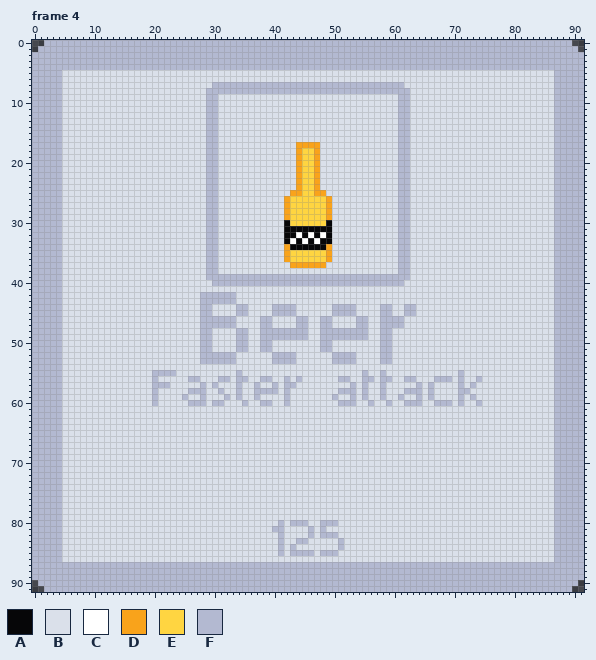
Edited in one commit: pixel-art file (images/aseprite_files/game/brew_descriptions.aseprite). The picture above is the old version.
92x92 pixels, 7 frames. Shown: frame 4. The commit also changed other frames, which this record leaves out.
Visible layers, top first: "Layer 3", "Layer 2", "Layer 1".
Palette (. is transparent): A #060608  B #dae0ea  C #ffffff  D #f9a31b  E #ffd541  F #b3b9d1
Pixels before, frame 4 (only the part around the change), first column x 32:
72 BBBBBBBBBBBBBBBBBBBBBBBB
73 BBBBBBBBBBBBBBBBBBBBBBBB
74 BBBBBBBBBBBBBBBBBBBBBBBB
75 BBBBBBBBBBBBBBBBBBBBBBBB
76 BBBBBBBBBBBBBBBBBBBBBBBB
77 BBBBBBBBBBBBBBBBBBBBBBBB
78 BBBBBBBBBBBBBBBBBBBBBBBB
79 BBBBBBBBBBBBBBBBBBBBBBBB
80 BBBBBBBBBFBFFFBBFFFBBBBB
81 BBBBBBBBFFBBBBFBFBBBBBBB
82 BBBBBBBBBFBBBBFBFFFBBBBB
83 BBBBBBBBBFBBFFBBBBBFBBBB
84 BBBBBBBBBFBFBBBBBBBFBBBB
85 BBBBBBBBBFBFFFFBFFFBBBBB
86 BBBBBBBBBBBBBBBBBBBBBBBB
87 FFFFFFFFFFFFFFFFFFFFFFFF
88 FFFFFFFFFFFFFFFFFFFFFFFF
89 FFFFFFFFFFFFFFFFFFFFFFFF
90 FFFFFFFFFFFFFFFFFFFFFFFF
91 FFFFFFFFFFFFFFFFFFFFFFFF
And afterwards:
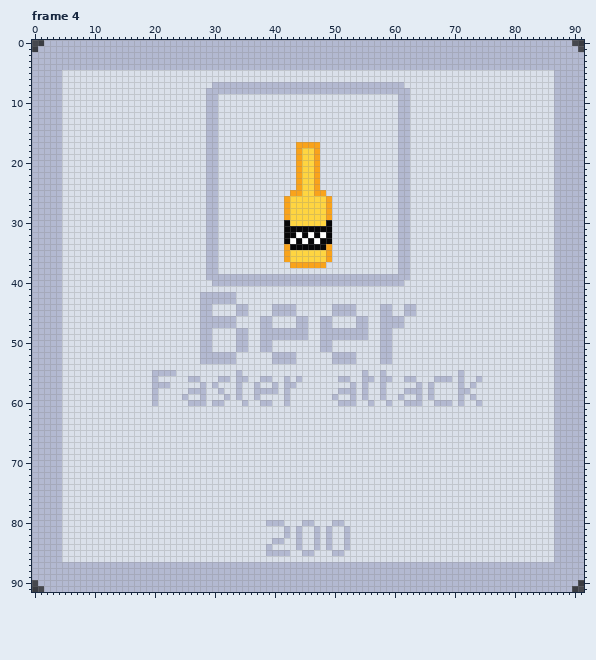
Changes in this commit:
Changed rows in their new state; - is an unchanged pixel.
Frame 4, layer "Layer 2":
first column x 39:
80 FF--BB-F-BB-F-
81 -BBF-F-BFBF--F
82 --BF-F-BFB-B-F
83 -F----B-F-F-BF
84 F-B-BF--F-F-BF
85 FF-FBB---BB-F-
Changed places in both pictures, as pixel boxes (x1, y1, x2, y2):
changed: (266, 520, 350, 556)
